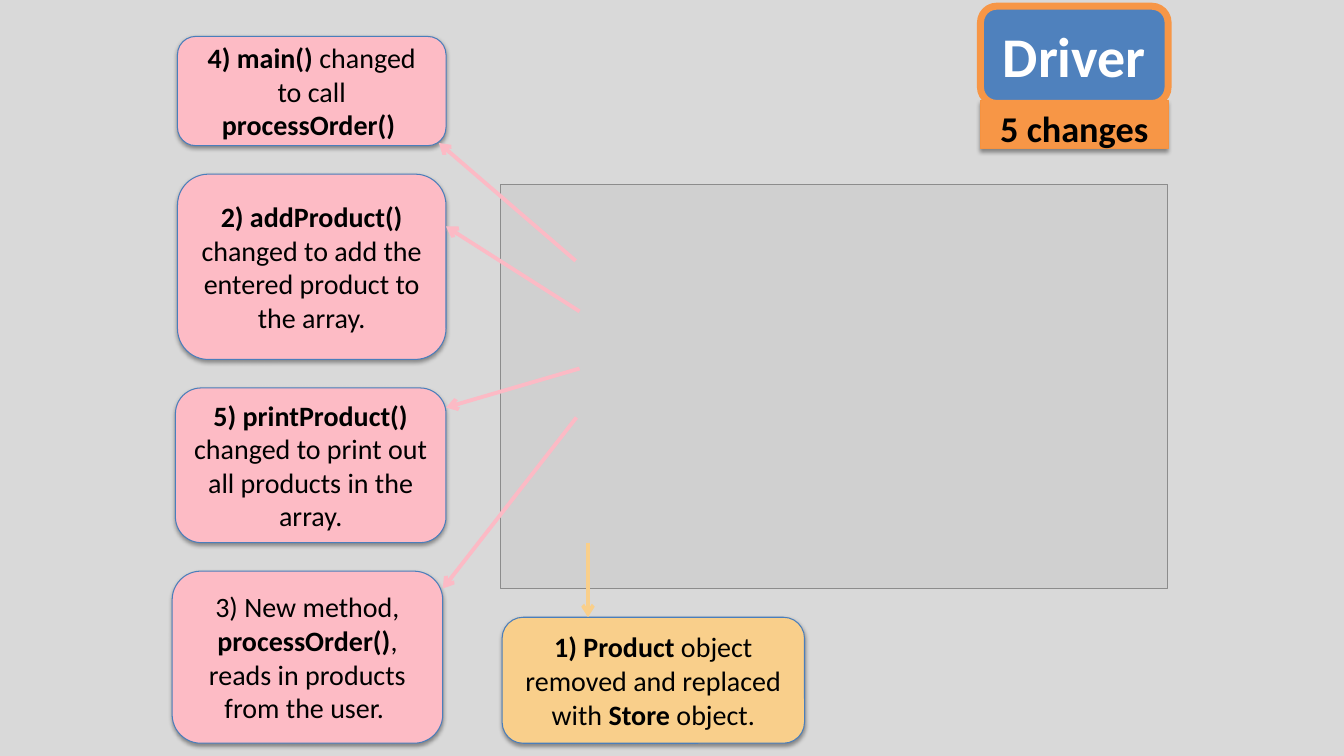
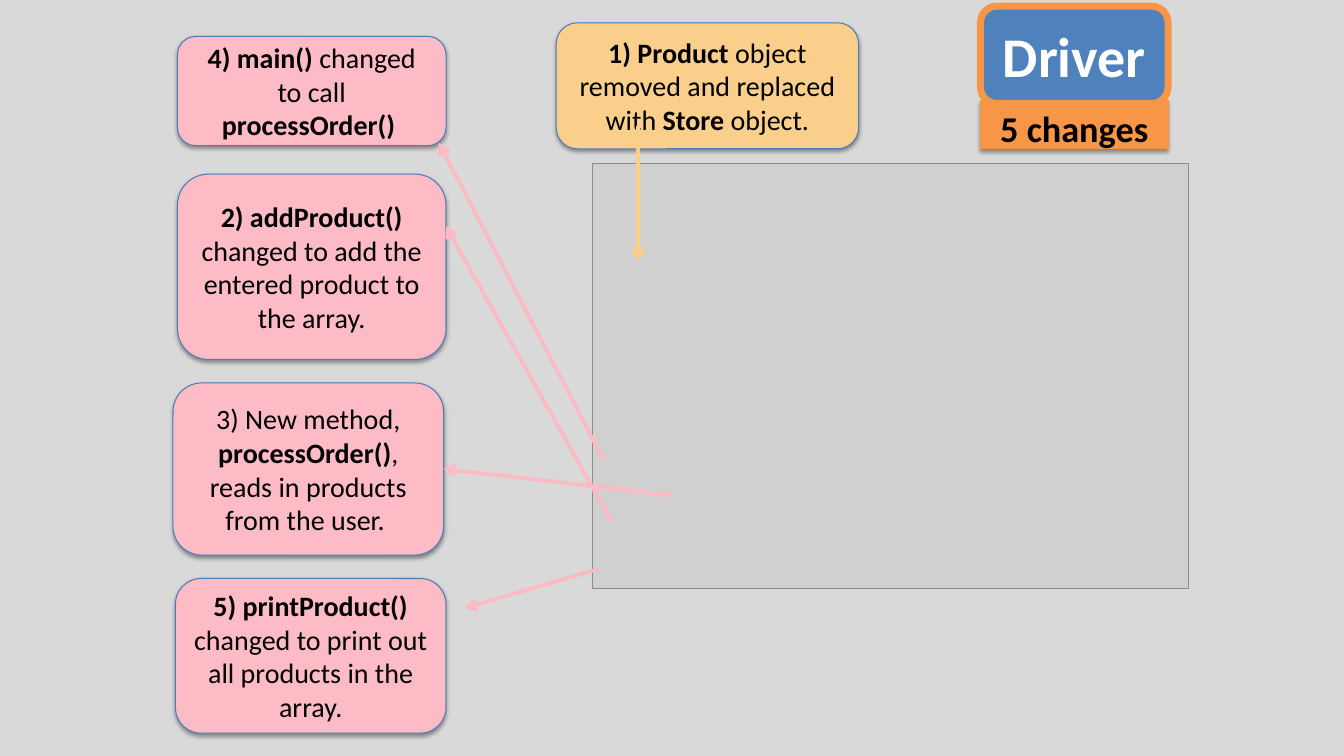
Before and after one commit to Programming-Fundamentals-SETU/prog-fund-1-sept-25, a slide deck: slide 12 of topic08-arrays-of-objects/unit-1/talk-3-array-product/c-array-product.pptx. Drawn at 1344x756 pixels with LibreOffice and Linux fonts; fonts in the diff are those of the drawing; grey boxes stand for pictures. Boxes give left, top, right and bottom in pixels: in the first picture for what was removed or moved away, otherwise in the second. Text is boxed around its words. In the diff, an @@ line names an element or a change of style, - is before the commit and + after.

```diff
--- a/topic08-arrays-of-objects/unit-1/talk-3-array-product/c-array-product.pptx
+++ b/topic08-arrays-of-objects/unit-1/talk-3-array-product/c-array-product.pptx
@@ rounded rectangle "1) Product object removed and ...": place and size @@
-rounded rectangle "1) Product object removed and ..." at bbox=[502, 617, 805, 743]
+rounded rectangle "1) Product object removed and ..." at bbox=[557, 23, 859, 149]
@@ arrow moved from (576, 261) - (439, 143) to (604, 461) - (439, 143) @@
@@ arrow added from (638, 127) to (638, 261), #F9CF8B 2.75 pt @@
@@ picture: place and size @@
-picture at bbox=[501, 185, 1169, 589]
+picture at bbox=[593, 163, 1189, 588]
@@ arrow moved from (588, 542) - (588, 617) to (638, 187) - (638, 261) @@
@@ arrow moved from (580, 312) - (446, 227) to (611, 521) - (446, 227) @@
@@ rounded rectangle "3) New method, processOrder(), reads ...": place and size @@
-rounded rectangle "3) New method, processOrder(), reads ..." at bbox=[172, 572, 443, 744]
+rounded rectangle "3) New method, processOrder(), reads ..." at bbox=[173, 383, 444, 556]
@@ arrow moved from (577, 417) - (443, 589) to (673, 495) - (444, 469) @@
@@ rounded rectangle "5) printProduct() changed to print ...": place and size @@
-rounded rectangle "5) printProduct() changed to print ..." at bbox=[175, 388, 446, 542]
+rounded rectangle "5) printProduct() changed to print ..." at bbox=[175, 579, 446, 733]
@@ arrow moved from (580, 369) - (446, 407) to (599, 570) - (465, 608) @@
```
Also in this commit, not shown: 13 other slides changed, 25 other files.
